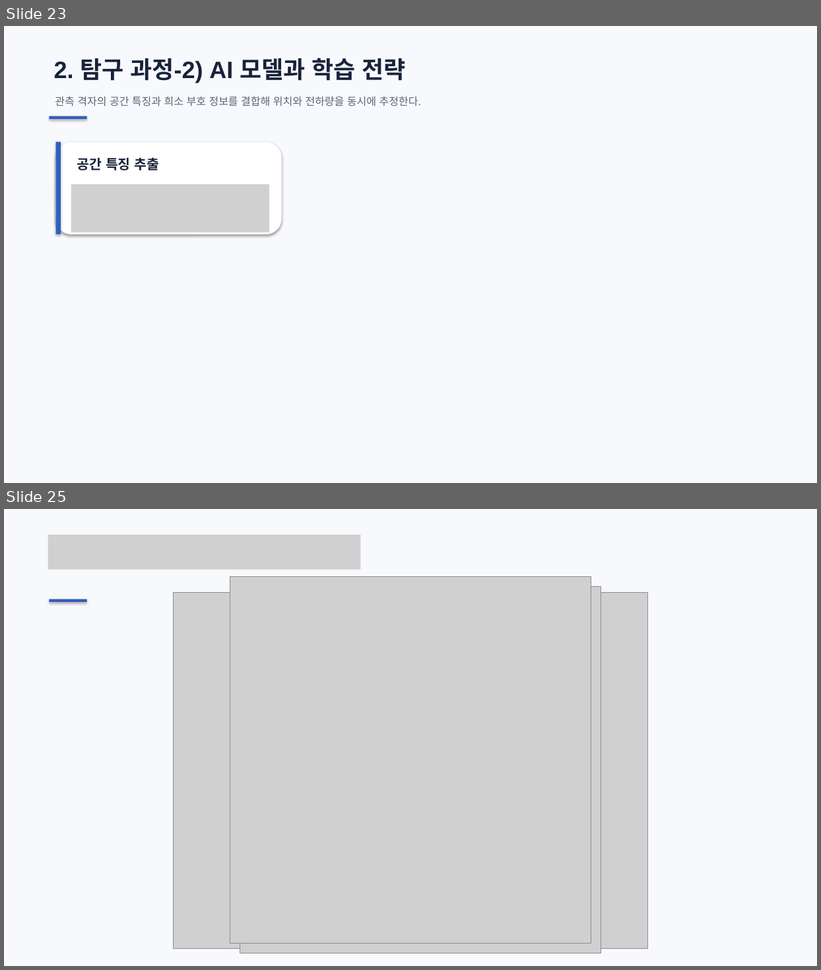
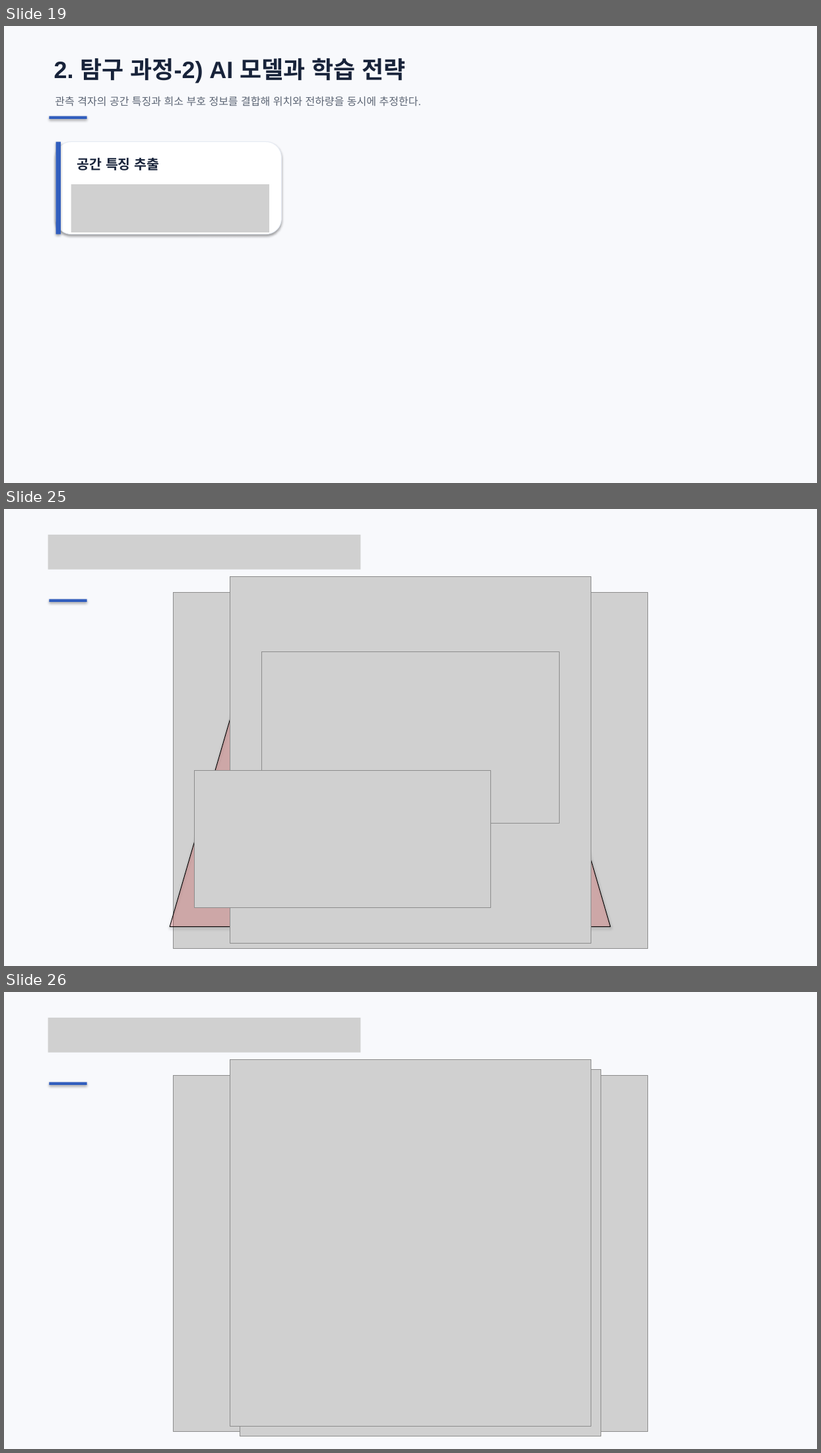
Before and after one commit to ohyunu525/KK-AI, a slide deck: Documents/보고서 파일.pptx. Shown one above the other, each under a label of ours: slides 23 and 25 before the commit, slides 19, 25 and 26 after it; the slides between them are not shown. The pictures are 821x970 and 821x1453 pixels, drawn with LibreOffice and Linux fonts; fonts in the diff are those of the drawing; grey boxes stand for pictures. Boxes give left, top, right and bottom in pixels: in the first picture for what was removed or moved away, otherwise in the second. Text is boxed around its words. In the diff, an @@ line names an element or a change of style, - is before the commit and + after.

```diff
--- a/Documents/보고서 파일.pptx
+++ b/Documents/보고서 파일.pptx
@@ slide 25 added at (4,509,817,966), background #F8F9FC @@
@@ picture added at (48,535,361,569) @@
@@ picture added at (230,577,591,944) @@
@@ rectangle added at (49,599,87,601), fill #315EBE @@
@@ picture added at (173,593,648,949) @@
@@ trapezoid added at (170,630,611,927), fill #FF0000 at 15% opacity, outline #000000 0.75 pt @@
@@ line added from (252, 634) to (525, 634), #FF0000 2 pt @@
@@ line added from (252, 635) to (525, 635), #FF0000 2 pt @@
@@ line added from (254, 634) to (528, 634), #FF0000 2 pt @@
@@ line added from (254, 635) to (528, 635), #FF0000 2 pt @@
@@ picture added at (262,652,560,823) @@
@@ picture added at (194,770,491,908) @@
@@ what was slide 23 is now slide 19 @@
@@ what was slide 25 is now slide 26 @@
```
Also in this commit, not shown: 9 slides changed, 7 other slides added, 21 other files.
